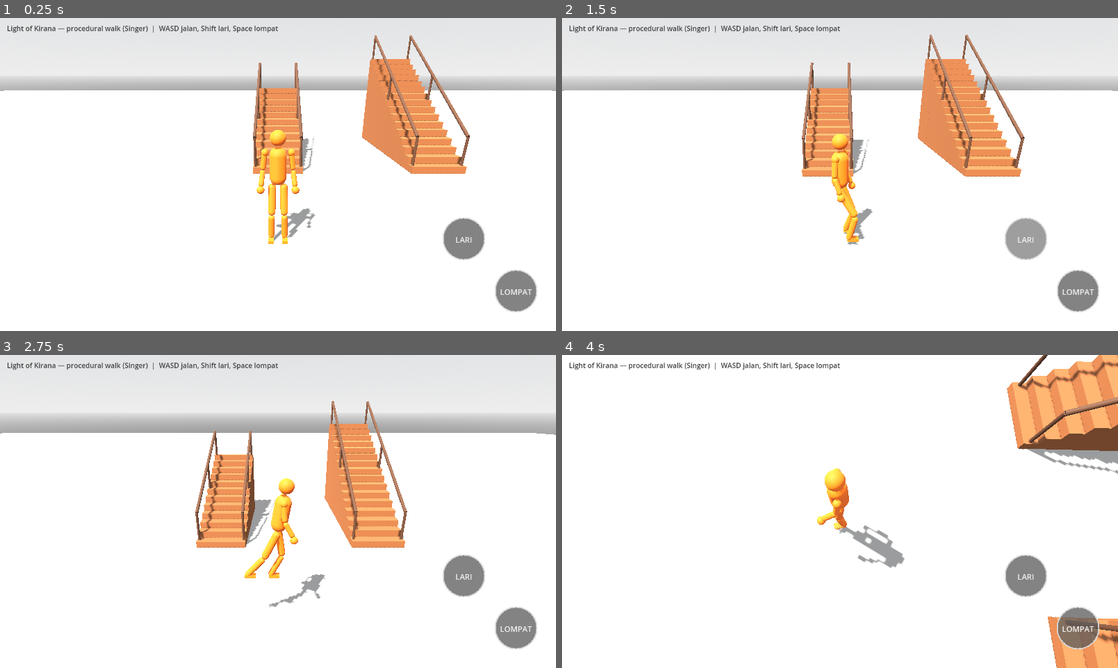
Above: before the commit, frames 1-4 (two rows, left to right).
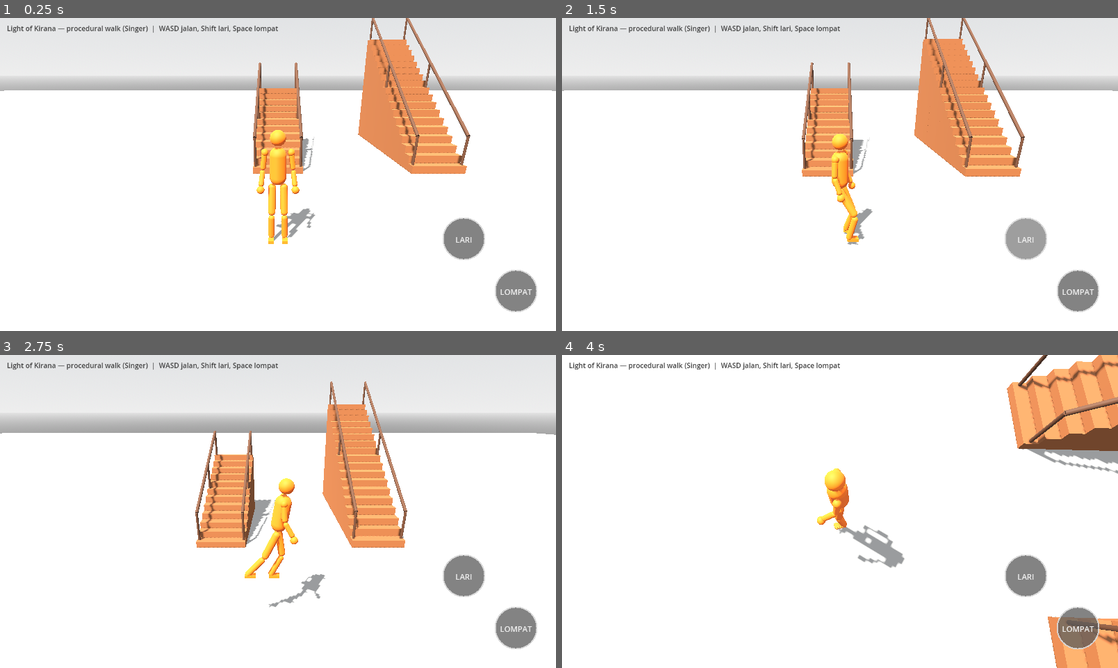
Above: after the commit, the same moments.

Repository: bagus123triga/light-of-kirana
Game: Godot game, scene res://scenes/main.tscn
Same seed, same stepped clock (60 frames per second), same inputs: the game is played once before the commit and once after it.
Inputs (mouse positions are in pixels of both pictures, inside the frame that each line leads up to):
- Up to frame 1 (0.25 s): no input
- Up to frame 2 (1.5 s): tap Enter at 0.5 s; drag from (617, 271) to (895, 105) at 0.52 s; drag from (1023, 240) to (812, 237) at 1.27 s
- Up to frame 3 (2.75 s): move the mouse to (517, 627) at 2.02 s; hold D from 2.03 s (still down); hold Shift from 2.03 s (still down); click (517, 627) at 2.17 s
- Up to frame 4 (4 s): release D at 2.75 s; release Shift at 2.75 s; drag from (812, 574) to (673, 464) at 2.77 s; move the mouse to (1006, 558) at 3.52 s; hold A from 3.53 s (still down); hold Shift from 3.53 s (still down); tap Space at 3.77 s

The runs differ from the first frame. In frame 1, 2.4% of the frame differs, in the area x 64-85%, y 0-48%; in frame 2, 2.5%, in the area x 63-84%, y 0-49%; in frame 3, 2.3%; in frame 4, 0.2%.

Commit message:
Replace stair ramp with physical treads and character step-up

Diff:
--- a/scripts/main.gd
+++ b/scripts/main.gd
@@ -96,8 +96,8 @@
 	# A second, taller residential staircase for testing longer climbs.
 	var tall_staircase := staircase_scene.instantiate() as Node3D
 	tall_staircase.name = "HouseStaircase_Tall_Test"
-	tall_staircase.step_count = 16
-	tall_staircase.riser_height = 0.20
+	tall_staircase.step_count = 18
+	tall_staircase.riser_height = 0.22
 	tall_staircase.tread_depth = 0.30
 	tall_staircase.stair_width = 1.5
 	tall_staircase.rotation.y = 0.0
--- a/scripts/modular_house_staircase.gd
+++ b/scripts/modular_house_staircase.gd
@@ -38,7 +38,6 @@
 
 func _ready() -> void:
 	_rebuild()
-	_setup_walkable_ramp()
 
 func _rebuild() -> void:
 	for child in get_children():
@@ -54,44 +53,43 @@
 
 	for i in range(step_count):
 		var height := float(i + 1) * riser_height
-		# Visual treads only; a sloped collider beneath them is walkable.
-		var step_visual := Node3D.new()
-		step_visual.name = "Step_%02d" % (i + 1)
-		step_visual.position = Vector3(0.0, 0.0, -(float(i) + 0.5) * tread_depth)
-		add_child(step_visual)
+		# Each tread is a real solid step: its visual block and collision
+		# share the same dimensions. The block fills from floor level to
+		# this riser's top, creating a true staircase profile.
+		var step_body := StaticBody3D.new()
+		step_body.name = "Step_%02d" % (i + 1)
+		step_body.position = Vector3(0.0, height * 0.5, -(float(i) + 0.5) * tread_depth)
+		add_child(step_body)
+
 		var step_mesh := MeshInstance3D.new()
 		var box_mesh := BoxMesh.new()
 		box_mesh.size = Vector3(stair_width, height, tread_depth)
 		step_mesh.mesh = box_mesh
 		step_mesh.material_override = material
-		step_mesh.position.y = height * 0.5
-		step_visual.add_child(step_mesh)
+		step_body.add_child(step_mesh)
+
+		var step_collision := CollisionShape3D.new()
+		var step_shape := BoxShape3D.new()
+		step_shape.size = box_mesh.size
+		step_collision.shape = step_shape
+		step_body.add_child(step_collision)
 
 	if add_handrails and step_count >= 3:
 		_build_handrail(-1.0, material)
 		_build_handrail(1.0, material)
 
-func _setup_walkable_ramp() -> void:
+	_setup_stair_trigger()
+
+func _setup_stair_trigger() -> void:
 	var total_height := float(step_count) * riser_height
 	var total_depth := float(step_count) * tread_depth
-	var slope := atan2(total_height, total_depth)
-	var ramp_body := StaticBody3D.new()
-	ramp_body.name = "WalkableRamp"
-	add_child(ramp_body)
-	var ramp_collision := CollisionShape3D.new()
-	var ramp_shape := BoxShape3D.new()
-	ramp_shape.size = Vector3(stair_width - 0.08, 0.12, sqrt(total_depth * total_depth + total_height * total_height))
-	ramp_collision.shape = ramp_shape
-	ramp_collision.position = Vector3(0.0, total_height * 0.5 - 0.06, -total_depth * 0.5)
-	ramp_collision.rotation.x = slope
-	ramp_body.add_child(ramp_collision)
 	var trigger := Area3D.new()
 	trigger.name = "StairTraversalArea"
 	trigger.collision_layer = 0
 	trigger.collision_mask = 1
 	var trigger_shape := CollisionShape3D.new()
 	var area_box := BoxShape3D.new()
-	area_box.size = Vector3(stair_width + 0.6, total_height + 2.0, total_depth + 0.8)
+	area_box.size = Vector3(stair_width + 0.8, total_height + 2.0, total_depth + 1.0)
 	trigger_shape.shape = area_box
 	trigger_shape.position = Vector3(0.0, total_height * 0.5, -total_depth * 0.5)
 	trigger.add_child(trigger_shape)
--- a/scripts/procedural_humanoid.gd
+++ b/scripts/procedural_humanoid.gd
@@ -53,6 +53,7 @@
 const ARM_LOWER := 0.26
 const STEP_LATERAL := 0.11
 const GRAVITY := 20.0
+const MAX_STAIR_STEP_UP := 0.24
 
 # Set by main.gd every frame (keyboard, joystick, or test).
 var move_input := Vector2.ZERO
@@ -162,7 +163,7 @@
 	# Centre 0.8 puts the bottom exactly at y=0, body stays at y=0.
 	shape.position = Vector3(0, 0.8, 0)
 	add_child(shape)
-	floor_snap_length = 0.3
+	floor_snap_length = 0.32
 	floor_max_angle = deg_to_rad(45.0)
 
 	var mat := _orange_material()
@@ -352,6 +353,35 @@
 		foot_planted_pos[mover] += correction
 		foot_from_pos[mover] += correction
 		foot_target_pos[mover] += right * side * 0.08
+
+
+func _try_step_up(horizontal_delta: Vector3) -> void:
+	# CharacterBody3D does not climb vertical risers by itself. When the
+	# staircase trigger is active, test a small raised version of the body.
+	# Only step up if the raised capsule has clear forward space AND a
+	# walkable tread directly below it. No invisible ramp is involved.
+	if not is_on_stairs or not is_on_floor() or horizontal_delta.length() < 0.0001:
+		return
+	var wall_hit := KinematicCollision3D.new()
+	if not test_move(global_transform, horizontal_delta, wall_hit):
+		return
+	var up_motion := Vector3.UP * MAX_STAIR_STEP_UP
+	if test_move(global_transform, up_motion):
+		return
+	var raised_transform := global_transform.translated(up_motion)
+	if test_move(raised_transform, horizontal_delta):
+		return
+	var forward_transform := raised_transform.translated(horizontal_delta)
+	var down_hit := KinematicCollision3D.new()
+	if not test_move(forward_transform, Vector3.DOWN * (MAX_STAIR_STEP_UP + 0.06), down_hit):
+		return
+	if down_hit.get_normal().dot(Vector3.UP) < cos(floor_max_angle):
+		return
+	# Convert the downward probe travel into the exact rise to the next
+	# tread, instead of lifting by the maximum amount every time.
+	var actual_rise := MAX_STAIR_STEP_UP + down_hit.get_travel().y
+	if actual_rise > 0.015 and actual_rise <= MAX_STAIR_STEP_UP + 0.001:
+		global_position.y += actual_rise
 
 
 func _physics_process(delta: float) -> void:
@@ -487,6 +517,7 @@
 			velocity.y -= GRAVITY * delta
 		velocity.x = horizontal_motion.x
 		velocity.z = horizontal_motion.z
+		_try_step_up(Vector3(horizontal_motion.x, 0.0, horizontal_motion.z) * delta)
 		move_and_slide()
 
 	# Drive gait timing from actual smoothed horizontal movement, not
